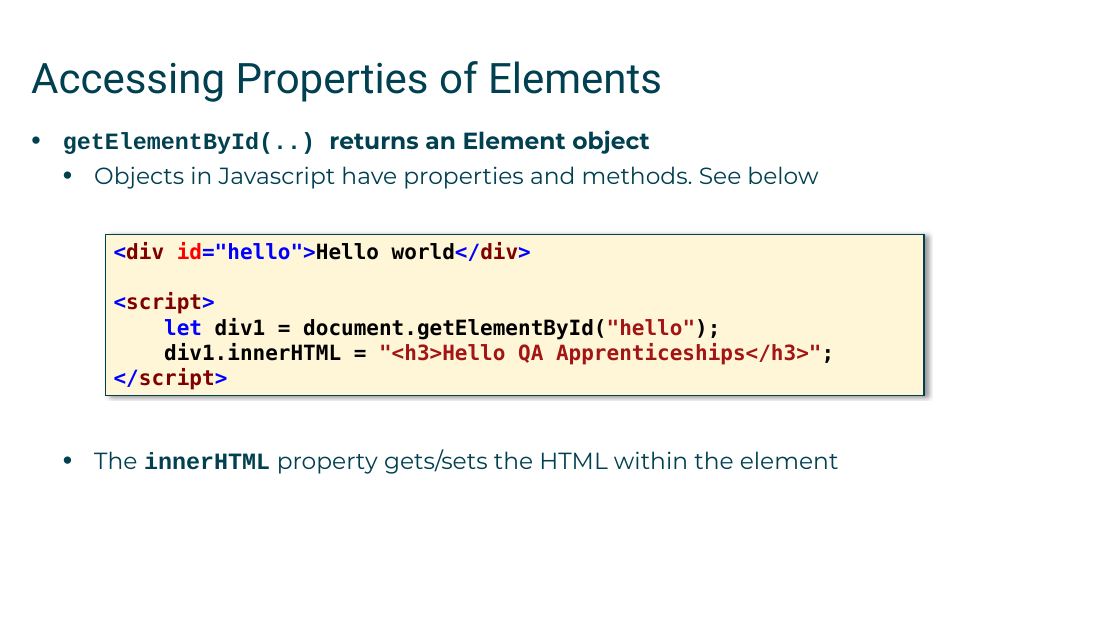
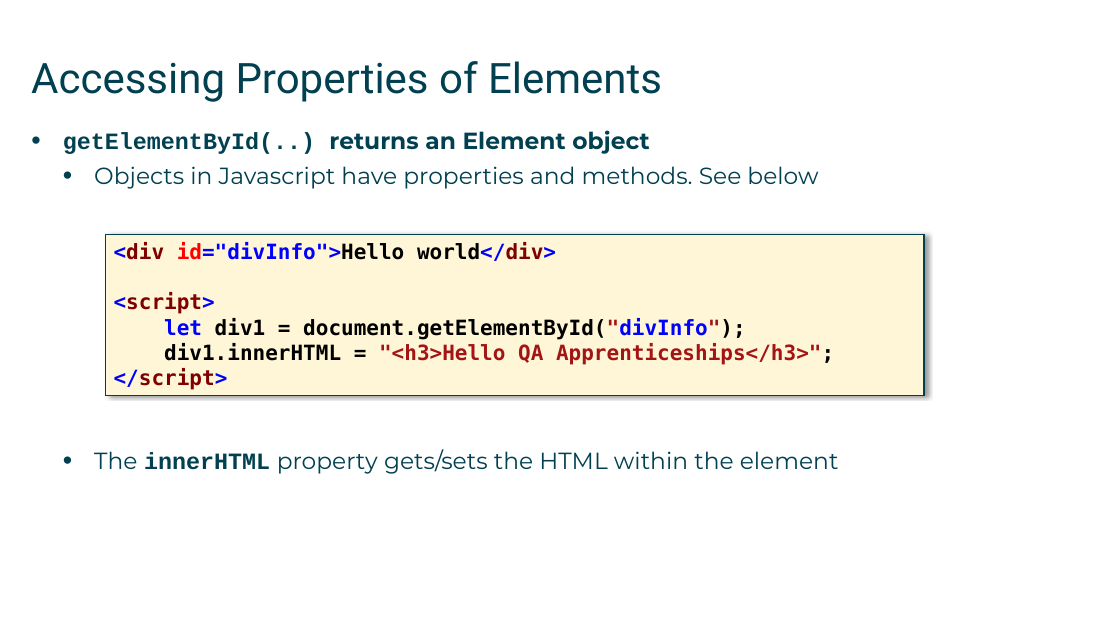
Before and after one commit to mikebaradaran/web_fundamentals, a slide deck: slide 7 of Slides/JavaScript/09 - Accessing DOM elements.pptx. Drawn at 1120x630 pixels with LibreOffice and Linux fonts; fonts in the diff are those of the drawing. Boxes give left, top, right and bottom in pixels: in the first picture for what was removed or moved away, otherwise in the second. Text is boxed around its words. In the diff, an @@ line names an element or a change of style, - is before the commit and + after.

```diff
--- a/Slides/JavaScript/09 - Accessing DOM elements.pptx
+++ b/Slides/JavaScript/09 - Accessing DOM elements.pptx
@@ text in rectangle at bbox=[114, 242, 556, 261]: text changed @@
-<div id="hello">Hello world</div>
+<div id="divInfo">Hello world</div>
@@ text in rectangle at bbox=[164, 318, 745, 340]: text changed @@
-let div1 = document.getElementById("hello");
+let div1 = document.getElementById("divInfo");
```
Also in this commit, not shown: 7 other slides changed, 7 other files.
